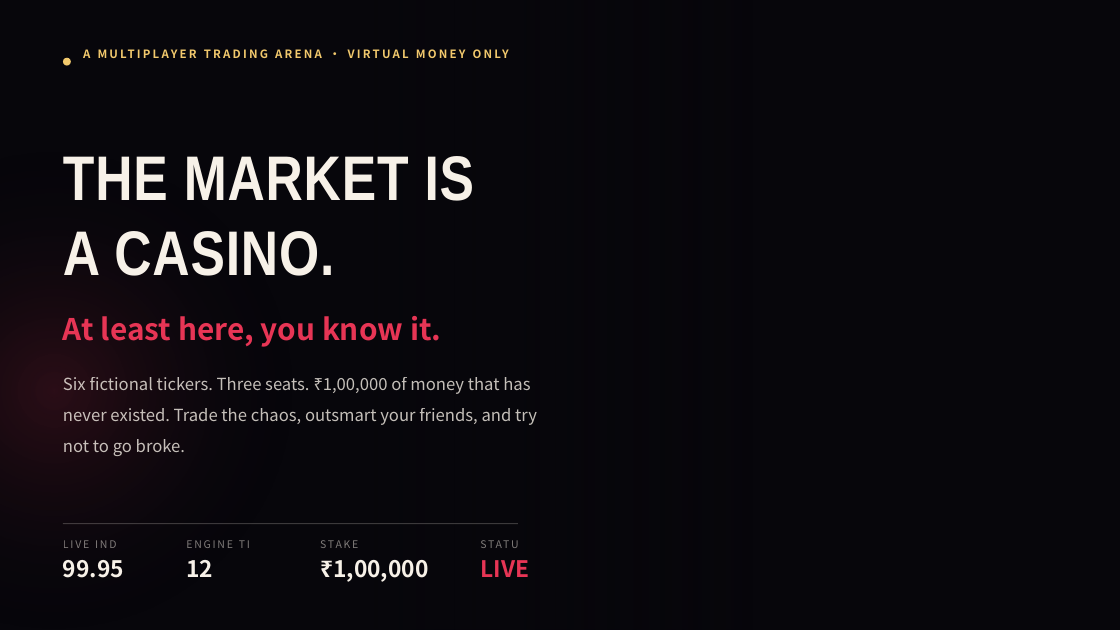
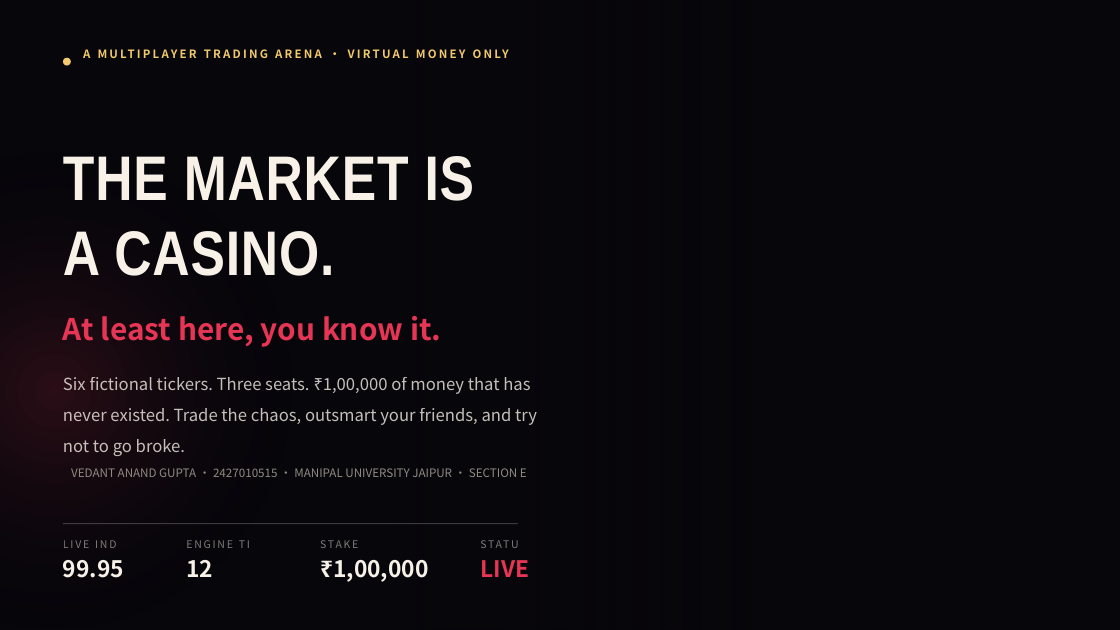
Before and after one commit to vedinzen/broke-vegas, a slide deck: slide 1 of BROKE VEGAS/BROKE VEGAS.pptx. Drawn at 1120x630 pixels with LibreOffice and Linux fonts; fonts in the diff are those of the drawing; background and template pictures are left out. Boxes give left, top, right and bottom in pixels: in the first picture for what was removed or moved away, otherwise in the second. Text is boxed around its words. In the diff, an @@ line names an element or a change of style, - is before the commit and + after.

Commit message:
docs(deck): title slide carries the author block

```diff
--- a/BROKE VEGAS/BROKE VEGAS.pptx
+++ b/BROKE VEGAS/BROKE VEGAS.pptx
@@ text added at [71, 468, 527, 477], 10 pt, text #8F8A82 @@
+VEDANT ANAND GUPTA · 2427010515 · MANIPAL UNIVERSITY JAIPUR · SECTION E
```
